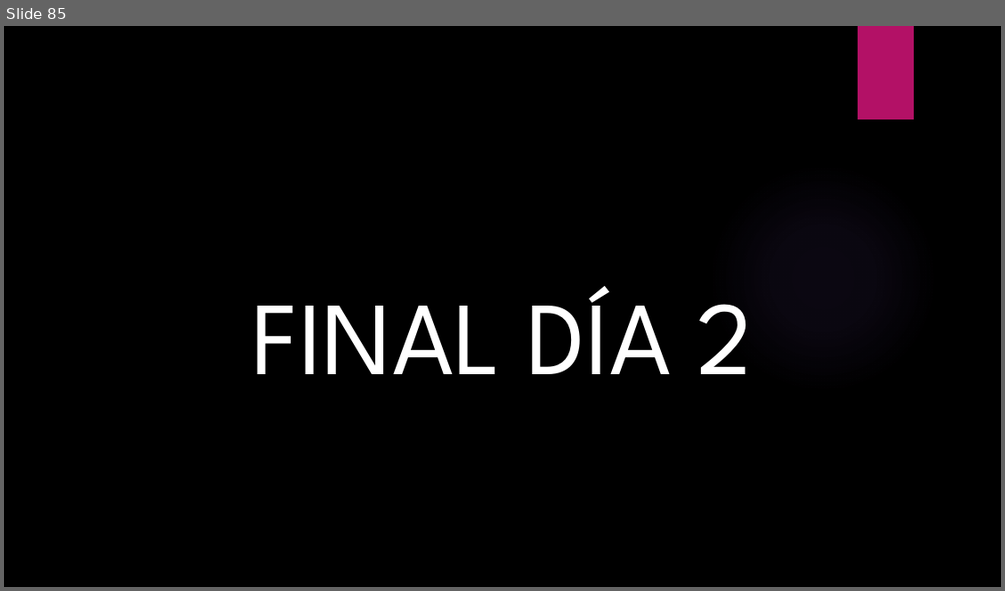
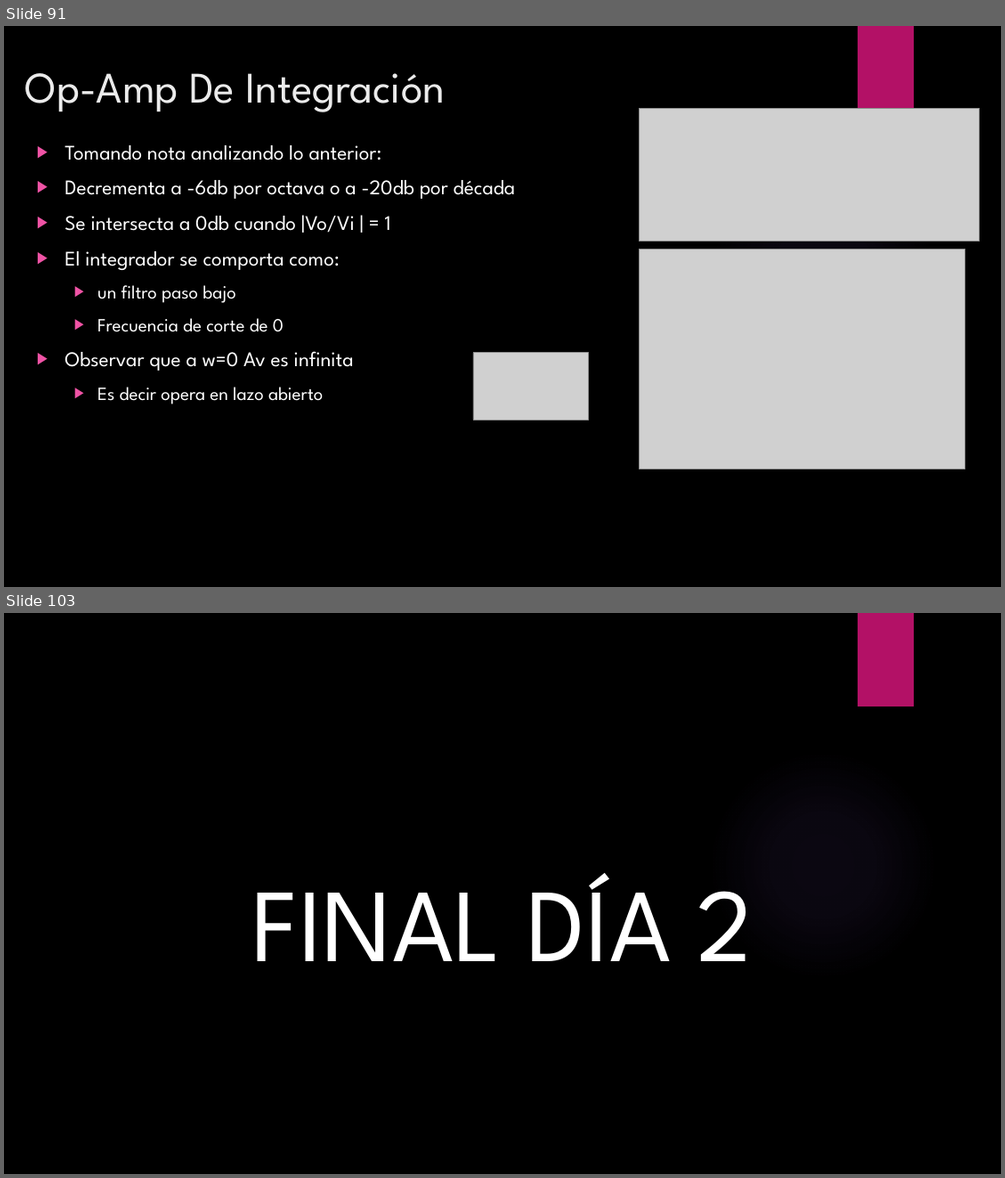
Before and after one commit to ulatinaedupa/ElectronicsII, a slide deck: Presentación/Electronica II.pptx. Shown one above the other, each under a label of ours: slide 85 before the commit, slides 91 and 103 after it; the slides between them are not shown. The pictures are 1005x591 and 1005x1178 pixels, drawn with LibreOffice and Linux fonts; fonts in the diff are those of the drawing; grey boxes stand for pictures; background and template pictures are left out. Boxes give left, top, right and bottom in pixels: in the first picture for what was removed or moved away, otherwise in the second. Text is boxed around its words. In the diff, an @@ line names an element or a change of style, - is before the commit and + after.

```diff
--- a/Presentación/Electronica II.pptx
+++ b/Presentación/Electronica II.pptx
@@ slide 91 added at [4,26,1001,587], background picture (left out); not listed: 2 template elements that a slide beside it also shows @@
@@ title added at [25,73,445,112], 42 pt, text #EBEBEB @@
+Op-Amp De Integración
@@ picture added at [639,108,979,241] @@
@@ text added at [65,145,516,404], 20 pt, text #FFFFFF @@
+▶ Tomando nota analizando lo anterior:
+▶ Decrementa a -6db por octava o a -20db por década
+▶ Se intersecta a 0db cuando |Vo/Vi | = 1
+▶ El integrador se comporta como:
+  ▶ un filtro paso bajo
+  ▶ Frecuencia de corte de 0
+▶ Observar que a w=0 Av es infinita
+  ▶ Es decir opera en lazo abierto
@@ picture added at [639,249,966,468] @@
@@ picture added at [473,353,588,420] @@
@@ what was slide 85 is now slide 103 @@
```
Also in this commit, not shown: 28 other slides added, 11 slides removed.
